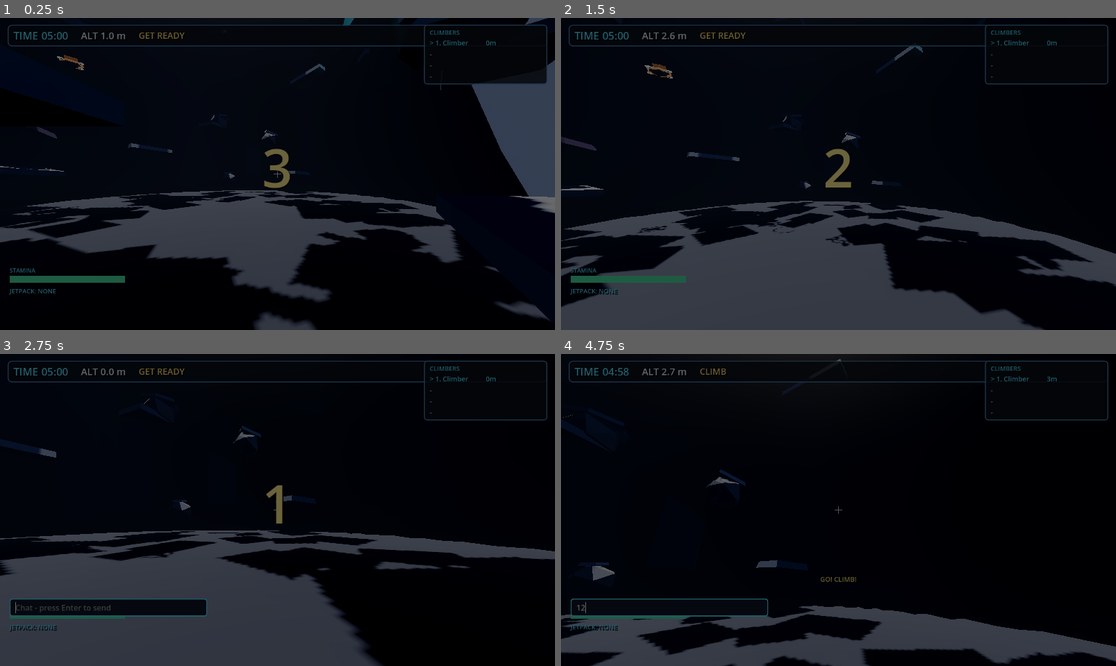
Above: before the commit, frames 1-4 (two rows, left to right).
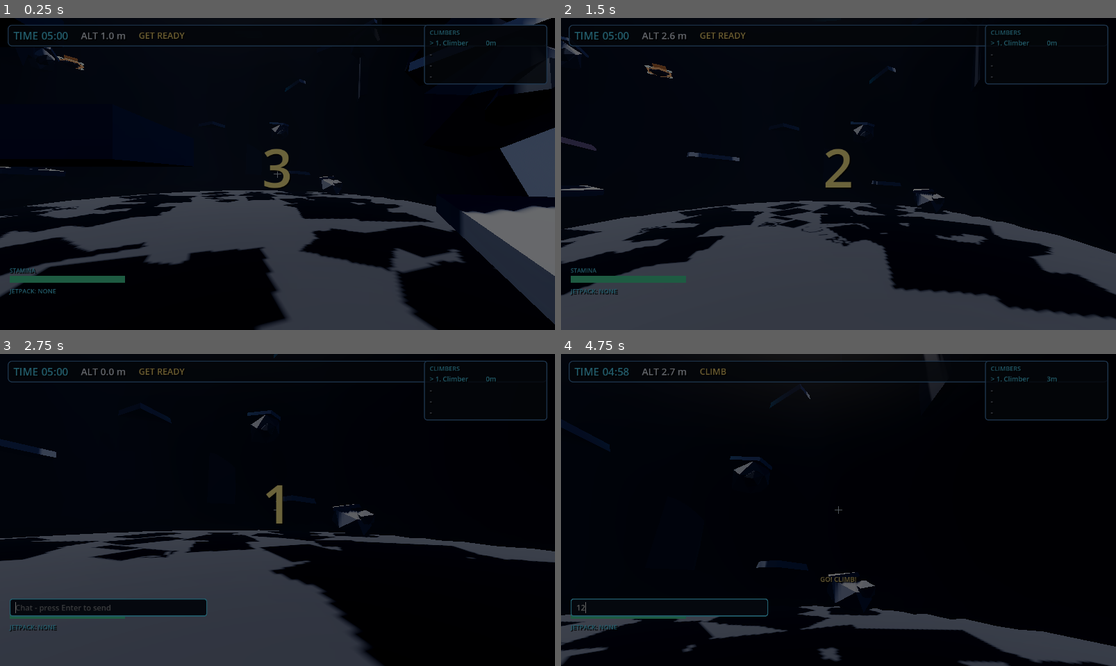
Above: after the commit, the same moments.

Repository: peakbuild112000/Project1
Game: Godot game, scene res://scenes/game.tscn
Two runs of this game, one before a commit and one after it. Both use one fixed random seed, a clock stepped at 60 frames per second and the inputs below. This scene is started directly instead of the project's main scene.
Inputs (mouse positions are in pixels of both pictures, inside the frame that each line leads up to):
- Up to frame 1 (0.25 s): no input
- Up to frame 2 (1.5 s): tap Enter (ui_accept) at 0.5 s; move the mouse to (866, 174) at 0.52 s; hold W (move_forward) from 0.53 s (still down); click (866, 174) at 0.6 s; tap Space (jump) at 0.77 s; move the mouse to (810, 174) at 1.27 s; right-click (810, 174) at 1.35 s
- Up to frame 3 (2.75 s): keep holding W (move_forward); tap Space (jump) at 1.52 s; move the mouse to (288, 503) at 2.02 s; hold T (chat) from 2.03 s (still down)
- Up to frame 4 (4.75 s): release W (move_forward) at 2.75 s; release T (chat) at 2.75 s; click (672, 606) at 2.77 s; type "12" at 2.85 s; drag from (810, 572) to (672, 463) at 3.52 s; move the mouse to (877, 513) at 4.27 s; hold W (move_forward) from 4.28 s (still down); hold Shift (jetpack) from 4.28 s (still down); tap Space (jump) at 4.52 s

The runs differ from the first frame. In frame 1, 17% of the frame differs, in the area x 0-100%, y 0-100%; in frame 2, 6.7%; in frame 3, 3.8%; in frame 4, 8.8%.

Commit message:
Clear the mountain entrance and preserve joiner display names

Diff:
--- a/scripts/game/level_generator.gd
+++ b/scripts/game/level_generator.gd
@@ -171,12 +171,32 @@
 
 
 func _build_start_holds() -> void:
-	## Guaranteed first grips: the procedural route only starts higher up.
-	for i in range(7):
-		var z := 0.8 + float(i) * 1.7
-		var x := 0.0 if i % 2 == 0 else 2.1
-		var pos := Vector3(x, _height_at(x, z) + 0.9, z)
-		_add_box(pos, Vector3(3.2, 0.45, 2.1), _hold_material)
+	## Guaranteed, evenly spaced grips up the front face. The procedural route
+	## starts higher up and its ribs used to wall off this entrance corridor.
+	for i in range(13):
+		var target_y := 2.5 + float(i) * 2.5
+		var x := -1.3 if i % 2 == 0 else 1.3
+		var z := _entrance_z_for_height(x, target_y)
+		var hold := Vector3(x, _height_at(x, z) + 0.7, z)
+		var body := _add_box(hold, Vector3(3.4, 0.5, 1.8), _hold_material)
+		body.name = "EntranceHold_%d" % i
+		if i % 3 == 2:
+			var rest := _add_box(
+				hold + Vector3(0.0, 0.4, 1.1),
+				Vector3(3.0, 0.4, 1.5), _accent_material
+			)
+			rest.name = "EntranceRest_%d" % i
+
+
+func _entrance_z_for_height(x: float, target_y: float) -> float:
+	## First z on the near face where the terrain reaches `target_y`.
+	var best_z := 2.0
+	for step in range(0, 49):
+		var z := -2.0 + float(step) * 0.25
+		if _height_at(x, z) >= target_y:
+			return z
+		best_z = z
+	return best_z
 
 
 func _height_at(x: float, z: float) -> float:
@@ -291,8 +311,8 @@
 				angle,
 				rng.randf_range(0.7, 1.9)
 			)
-			# Keep the race start pad free of low holds.
-			if pos.y < 8.0 and absf(pos.x) < 7.0 and pos.z < 2.0:
+			# Leave the front entrance corridor clear; _build_start_holds() owns it.
+			if pos.z < 12.0 and absf(pos.x) < 8.0 and pos.y < 42.0:
 				continue
 			var width := rng.randf_range(lerpf(4.2, 2.2, difficulty), lerpf(5.4, 3.0, difficulty))
 			var depth := rng.randf_range(lerpf(3.2, 1.6, difficulty), lerpf(4.2, 2.4, difficulty))
@@ -320,7 +340,7 @@
 		if i % 2 == 1:
 			var rib_angle := base_angle + 0.9
 			var rib := _mountain_point(y - 1.0, rib_angle, 0.2)
-			if rib.y < 10.0 and absf(rib.x) < 7.0 and rib.z < 9.0:
+			if rib.z < 12.0 and absf(rib.x) < 8.0 and rib.y < 42.0:
 				continue
 			_add_box(
 				rib, Vector3(0.65, 6.2, 2.6), _wall_material, null,
@@ -356,8 +376,8 @@
 		var radius := rng.randf_range(9.0, MOUNTAIN_BASE_RADIUS - 1.0)
 		var x := cos(angle) * radius
 		var z := MOUNTAIN_CENTER_Z + sin(angle) * radius
-		# Keep the race start pad clear of boulders.
-		if absf(x) < 7.0 and z > -9.0 and z < 4.0:
+		# Keep the whole entrance corridor clear of boulders.
+		if absf(x) < 8.0 and z > -9.0 and z < 12.0:
 			continue
 		var rock_point := Vector3(x, _height_at(x, z) + 0.4, z)
 		var holder := _instance_model(MODEL_ROCK)
--- a/scripts/network/network_manager.gd
+++ b/scripts/network/network_manager.gd
@@ -213,12 +213,18 @@
 # ---------------------------------------------------------------------------
 
 func _on_multiplayer_peer_connected(id: int) -> void:
-	if _resetting or not is_host or id <= 1:
+	if _resetting or id <= 1:
+		return
+	if not is_host:
+		if id == 1:
+			_register_name_with_host()
 		return
 
 	if not _join_order.has(id):
 		_join_order.append(id)
-	players[id] = _make_player_entry(_default_name_for(id), id, false)
+	# A fast name RPC can arrive before this signal; keep the chosen name.
+	if not players.has(id):
+		players[id] = _make_player_entry(_default_name_for(id), id, false)
 	peer_connected.emit(id)
 
 	# The joining peer gets the complete snapshot first, then everyone else is
@@ -245,6 +251,12 @@
 		players[peer_id] = _make_player_entry(player_name, peer_id, false)
 	connected.emit()
 	lobby_changed.emit()
+	_register_name_with_host()
+
+
+func _register_name_with_host() -> void:
+	if is_host or peer_id <= 0 or multiplayer.multiplayer_peer == null:
+		return
 	rpc_id(1, "_rpc_register_name", player_name)
 
 
@@ -289,6 +301,10 @@
 	if entry["name"].is_empty():
 		entry["name"] = _default_name_for(sender)
 	players[sender] = entry
+	# The first lobby snapshot was sent before this RPC arrived, so push the
+	# chosen name to every peer and refresh the local lobby immediately.
+	lobby_changed.emit()
+	_broadcast_lobby()
 
 
 @rpc("any_peer", "call_remote", "reliable")
@@ -370,6 +386,8 @@
 		players[peer_id] = _make_player_entry(player_name, peer_id, false)
 	connected.emit()
 	lobby_changed.emit()
+	if not is_host:
+		_register_name_with_host()
 
 
 func _on_web_room_failed(message: String) -> void:
--- a/tests/climb_game_smoke.gd
+++ b/tests/climb_game_smoke.gd
@@ -97,6 +97,27 @@
 		var height := float(level_node.call("_height_at", 0.0, z))
 		check(absf(height - last_height) < 20.0, "Unclimbable wall in the entrance at z=%d" % int(z))
 		last_height = height
+	var holds: Array[Node] = []
+	for child in level_node.get_children():
+		if str(child.name).begins_with("EntranceHold_"):
+			holds.append(child)
+	check(holds.size() >= 10, "Entrance route has too few guaranteed grips")
+	holds.sort_custom(func(a: Node, b: Node) -> bool:
+		return (a as Node3D).position.y < (b as Node3D).position.y)
+	var previous_y := 3.05
+	for hold in holds:
+		var hold_pos: Vector3 = (hold as Node3D).position
+		check(hold_pos.y - previous_y <= 6.0, "Entrance route has an unreachable vertical gap")
+		previous_y = hold_pos.y
+	for child in level_node.get_children():
+		if not (child is StaticBody3D):
+			continue
+		var child_name := str(child.name)
+		if child_name == "ProceduralMountain" or child_name.begins_with("EntranceHold_") or child_name.begins_with("EntranceRest_"):
+			continue
+		var block_pos: Vector3 = (child as StaticBody3D).position
+		check(not (absf(block_pos.x) < 8.0 and block_pos.z > -2.0 and block_pos.z < 12.0 and block_pos.y < 34.0),
+			"A generated wall blocks the entrance: %s" % child_name)
 
 	game.call("_authorize_item", 1, "jetpack_0")
 	await process_frame
--- a/tests/climb_net_client_test.gd
+++ b/tests/climb_net_client_test.gd
@@ -41,6 +41,8 @@
 		1:
 			if net.peer_id > 0 or timer > 8.0:
 				print("CLIENT peer=", net.peer_id, " roster=", net.players.keys())
+				for id in net.players.keys():
+					print("CLIENT name ", id, "=", str(net.player_data(int(id)).get("name", "?")))
 				step = 2
 				timer = 0.0
 		2:
@@ -54,6 +56,8 @@
 				quit(1)
 		3:
 			if timer > 2.0:
+				for id in net.players.keys():
+					print("CLIENT final name ", id, "=", str(net.player_data(int(id)).get("name", "?")))
 				var game := root.get_node_or_null("Game")
 				var local_id: int = net.peer_id
 				var climber = game.get_node("Players").get_node("Climber_%d" % local_id)
--- a/tests/climb_net_host_test.gd
+++ b/tests/climb_net_host_test.gd
@@ -35,17 +35,24 @@
 			net.create_server("Host", 4, 7792)
 			print("HOST peer=", net.peer_id, " host=", net.is_host)
 			net.match_started.connect(func() -> void: print("HOST match_started"))
+			net.lobby_changed.connect(func() -> void:
+				for id in net.players.keys():
+					print("HOST lobby ", id, "=", str(net.player_data(int(id)).get("name", "?"))))
 			step = 1
 		return false
 	match step:
 		1:
-			if net.players.size() >= 2 or timer > 8.0:
+			if net.players.size() >= 2:
 				print("HOST roster=", net.players.keys())
+				for id in net.players.keys():
+					print("HOST name ", id, "=", str(net.player_data(int(id)).get("name", "?")))
 				net.start_match()
 				step = 2
 				timer = 0.0
 		2:
 			if timer > 8.0:
+				for id in net.players.keys():
+					print("HOST final name ", id, "=", str(net.player_data(int(id)).get("name", "?")))
 				_report("HOST")
 				var game := root.get_node_or_null("Game")
 				if game != null:
Not shown, changed: docs/DESIGN.md
Not shown, changed: docs/ERRORS.md
